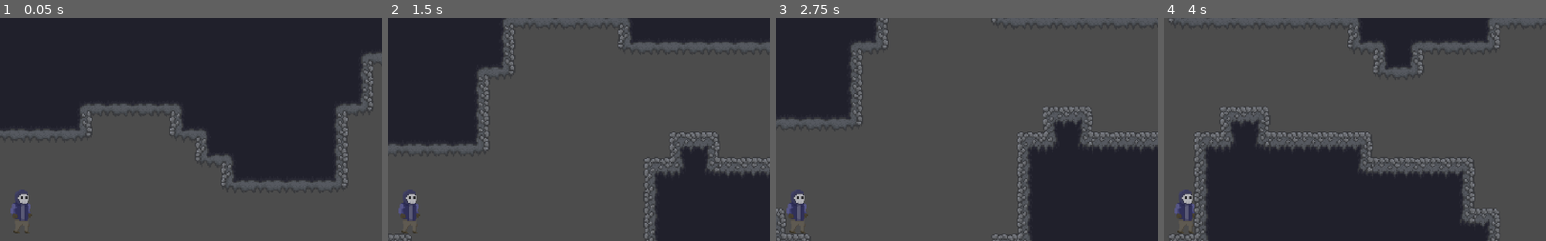
Above: before the commit, frames 1-4 (left to right).
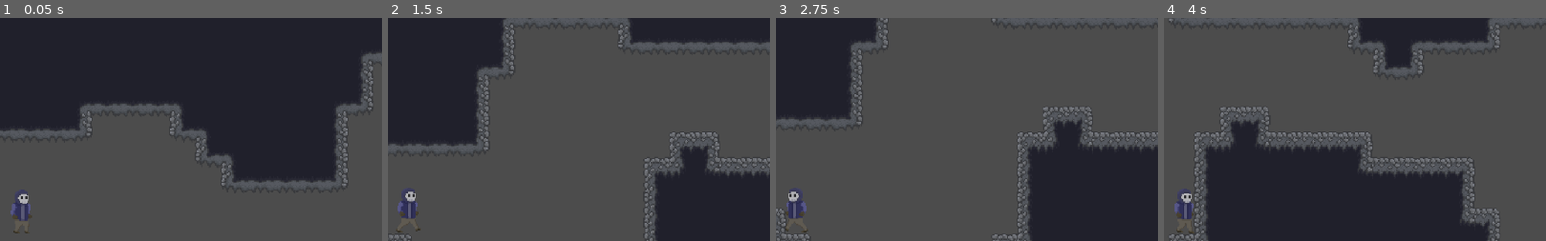
Above: after the commit, the same moments.

Repository: VortexGroupS1M/Metroidvania
Game: Godot game, scene res://Src/Game/Game.tscn
Same seed, same stepped clock (60 frames per second), same inputs: the game is played once before the commit and once after it.
Inputs (mouse positions are % of the whole screen's width and height, from its top left):
- Up to frame 1 (0.05 s): no input
- Up to frame 2 (1.5 s): move the mouse to (72, 45) at 0.52 s; hold Space (jump) 0.53-1.28 s; hold D (move_right) from 0.53 s (still down); click (72, 45) at 0.67 s; move the mouse to (30, 55) at 1.27 s; click (30, 55) at 1.35 s
- Up to frame 3 (2.75 s): tap Space (jump) at 1.52, 1.55, 1.82, 2.3 s; move the mouse to (60, 28) at 2.02 s; release D (move_right) at 2.03 s; hold A (move_left) from 2.03 s (still down); hold E (interact) from 2.03 s (still down)
- Up to frame 4 (4 s): move the mouse to (45, 70) at 2.77 s; release A (move_left) at 2.78 s; release E (interact) at 2.78 s; hold D (move_right) from 2.78 s (still down); tap Space (jump) at 2.85, 3.02, 3.32 s; click (45, 70) at 2.92 s; move the mouse to (80, 65) at 3.52 s; hold Space (jump) from 3.53 s (still down); click (80, 65) at 3.6 s
The pictures show only the part of the screen within x 47-97%, y 2-52%; the shares and areas given below are measured in that part.

The runs differ from the first frame. In frame 1, less than 0.1% of the frame differs, in the area x 2-9%, y 85-91%; in frame 2, 0.3%; in frame 3, 0.5%, in the area x 2-9%, y 76-97%; in frame 4, 0.2%.

Commit message:
Player walk anim

Diff:
--- a/s1m/Src/Classes/Actor/Player/Player.gd
+++ b/s1m/Src/Classes/Actor/Player/Player.gd
@@ -7,11 +7,13 @@
 const MAX_SPEED := 250
 const ACCELERATION_TIME := 0.05
 
+
 var jump_impulse: int
 var jump_gravity_start: int
 var jump_gravity_release: int
 var jump_gravity_default: int
 var acceleration: int
+
 
 func _init() -> void:
 	#Calculate the jump impulse and gravities based on the constants
--- a/s1m/Src/Classes/Actor/Player/Player.tscn
+++ b/s1m/Src/Classes/Actor/Player/Player.tscn
@@ -1,7 +1,7 @@
-[gd_scene load_steps=9 format=2]
+[gd_scene load_steps=11 format=2]
 
 [ext_resource path="res://Src/Classes/Actor/Actor.tscn" type="PackedScene" id=1]
-[ext_resource path="res://assets/character1/PlayerTemp1.png" type="Texture" id=2]
+[ext_resource path="res://assets/Player/Player.png" type="Texture" id=2]
 [ext_resource path="res://Src/Classes/Actor/Player/Player.gd" type="Script" id=3]
 [ext_resource path="res://Src/Classes/Actor/Player/States/Move/Move.gd" type="Script" id=4]
 [ext_resource path="res://Src/Classes/Actor/Player/States/Move/Air.gd" type="Script" id=5]
@@ -15,12 +15,48 @@
 radius = 9.0
 height = 22.0
 
+[sub_resource type="Animation" id=3]
+resource_name = "Idle"
+loop = true
+step = 0.25
+tracks/0/type = "value"
+tracks/0/path = NodePath("Sprite:frame_coords")
+tracks/0/interp = 1
+tracks/0/loop_wrap = true
+tracks/0/imported = false
+tracks/0/enabled = true
+tracks/0/keys = {
+"times": PoolRealArray( 0, 0.25, 0.5, 0.75 ),
+"transitions": PoolRealArray( 1, 1, 1, 1 ),
+"update": 0,
+"values": [ Vector2( 0, 0 ), Vector2( 1, 0 ), Vector2( 2, 0 ), Vector2( 3, 0 ) ]
+}
+
+[sub_resource type="Animation" id=4]
+resource_name = "Run"
+loop = true
+step = 0.25
+tracks/0/type = "value"
+tracks/0/path = NodePath("Sprite:frame_coords")
+tracks/0/interp = 1
+tracks/0/loop_wrap = true
+tracks/0/imported = false
+tracks/0/enabled = true
+tracks/0/keys = {
+"times": PoolRealArray( 0, 0.25, 0.5, 0.75 ),
+"transitions": PoolRealArray( 1, 1, 1, 1 ),
+"update": 0,
+"values": [ Vector2( 0, 1 ), Vector2( 1, 1 ), Vector2( 2, 1 ), Vector2( 3, 1 ) ]
+}
+
 [node name="Player" instance=ExtResource( 1 )]
 script = ExtResource( 3 )
 
 [node name="Sprite" parent="." index="0"]
 texture = ExtResource( 2 )
 offset = Vector2( 0, -24 )
+vframes = 2
+hframes = 4
 
 [node name="Col" parent="." index="1"]
 position = Vector2( 0, -20 )
@@ -52,3 +88,7 @@
 
 [node name="Ground" type="Node" parent="Statemachine/Move" index="1"]
 script = ExtResource( 6 )
+
+[node name="AnimationPlayer" type="AnimationPlayer" parent="." index="5"]
+anims/Idle = SubResource( 3 )
+anims/Run = SubResource( 4 )
--- a/s1m/Src/Classes/Actor/Player/States/Move/Move.gd
+++ b/s1m/Src/Classes/Actor/Player/States/Move/Move.gd
@@ -6,15 +6,24 @@
 var acceleraion := Vector2.ZERO
 var is_snaping := true
 
+onready var animation_player: AnimationPlayer = owner.get_node("AnimationPlayer")
+onready var sprite: Sprite = owner.get_node("Sprite")
+
 
 func move(new_y_acceleration: int, delta: float) -> void:
-	KinematicBody2D
+	var direction = get_direction()
+	if direction == 0:
+		animation_player.play("Idle")
+	else:
+		animation_player.play("Run")
+	if velocity.x != 0:
+		sprite.flip_h = direction < 0
 	velocity = owner.move_and_slide_with_snap(
 		velocity + acceleraion*delta/2,
 		SNAPING_VECTOR if is_snaping else Vector2.ZERO,
 		Vector2.UP
 	) - acceleraion*delta/2
-	var new_acceleration := Vector2(_get_x_acceleration(delta), new_y_acceleration)
+	var new_acceleration := Vector2(_get_x_acceleration(delta, direction), new_y_acceleration)
 	velocity.y += (acceleraion.y+new_acceleration.y)*delta/2
 	velocity.x += new_acceleration.x*delta
 	acceleraion = new_acceleration
@@ -32,12 +41,15 @@
 	pass
 
 
-func _get_x_acceleration(delta: float) -> int:
+func _get_x_acceleration(delta: float, direction: float) -> int:
 	var res := 0
-	var dir = Input.get_action_strength("move_right") - Input.get_action_strength("move_left")
 	var factor: float = 1 if abs(velocity.x) < owner.MAX_SPEED else .1
 	res = factor*min(
 		owner.acceleration,
-		abs(dir*owner.MAX_SPEED-velocity.x)/delta
-	)*sign(dir*owner.MAX_SPEED-velocity.x)
+		abs(direction*owner.MAX_SPEED-velocity.x)/delta
+	)*sign(direction*owner.MAX_SPEED-velocity.x)
 	return res
+
+
+func get_direction() -> float:
+	return Input.get_action_strength("move_right") - Input.get_action_strength("move_left")
--- a/s1m/project.godot
+++ b/s1m/project.godot
@@ -41,6 +41,29 @@
 config/name="S1M"
 run/main_scene="res://Src/Game/Game.tscn"
 config/icon="res://icon.png"
+
+[importer_defaults]
+
+texture={
+"compress/bptc_ldr": 0,
+"compress/hdr_mode": 0,
+"compress/lossy_quality": 0.7,
+"compress/mode": 0,
+"compress/normal_map": 0,
+"detect_3d": false,
+"flags/anisotropic": false,
+"flags/filter": false,
+"flags/mipmaps": false,
+"flags/repeat": 0,
+"flags/srgb": 2,
+"process/HDR_as_SRGB": false,
+"process/fix_alpha_border": true,
+"process/invert_color": false,
+"process/premult_alpha": false,
+"size_limit": 0,
+"stream": false,
+"svg/scale": 1.0
+}
 
 [input]
 
Binary file added: s1m/assets/Player/Player.png
Not shown, added: s1m/assets/Player/Player.png.import
